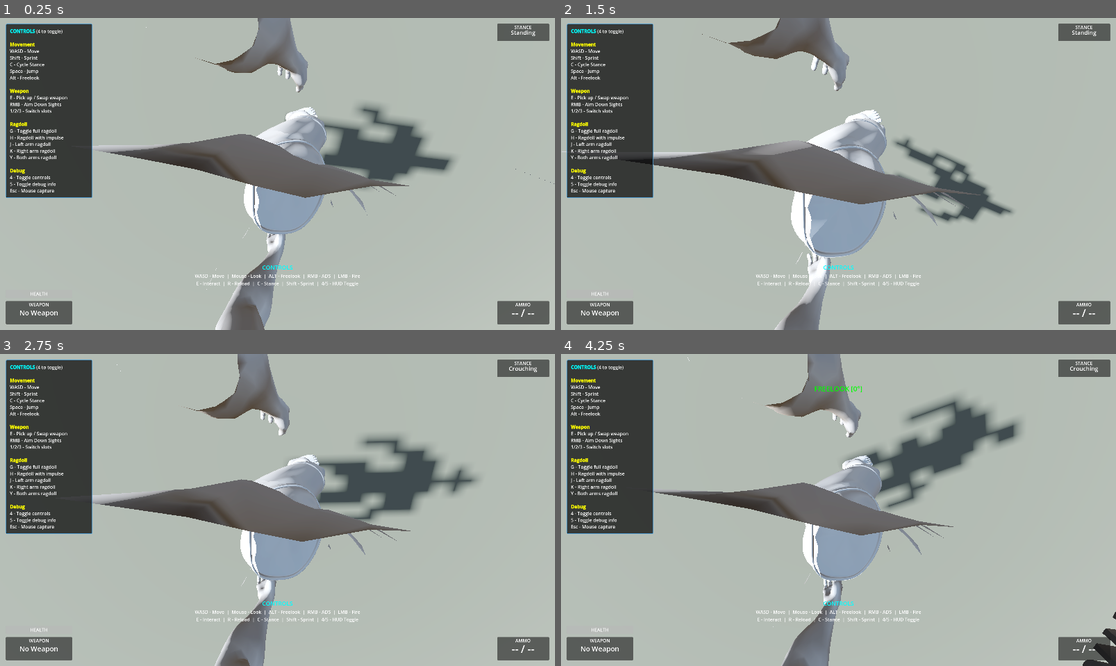
Above: before the commit, frames 1-4 (two rows, left to right).
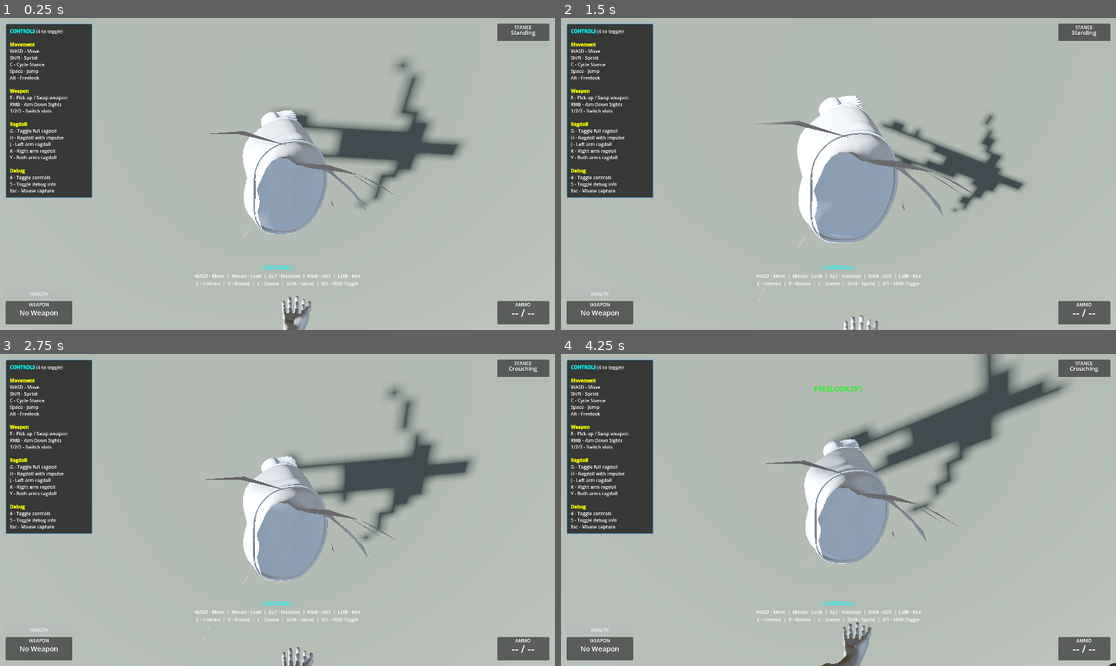
Above: after the commit, the same moments.

Repository: lmf-git/fpp-ik-ads
Game: Godot game, scene res://scenes/enhanced_demo.tscn
The game is run twice, just before and just after one commit, with the same random seed, the same clock (stepped at 60 frames per second) and the same inputs.
Inputs (mouse positions are in pixels of both pictures, inside the frame that each line leads up to):
- Up to frame 1 (0.25 s): no input
- Up to frame 2 (1.5 s): tap Enter at 0.5 s; move the mouse to (866, 174) at 0.52 s; hold W (move_forward) from 0.53 s (still down); tap E (interact) at 0.6 s; click (866, 174) at 0.67 s; tap Space (jump) at 0.77 s; move the mouse to (810, 174) at 1.27 s; right-click (810, 174) at 1.35 s
- Up to frame 3 (2.75 s): keep holding W (move_forward); tap Space (jump) at 1.52 s; tap E (interact) at 1.55, 2.3 s; move the mouse to (288, 503) at 2.02 s; tap C (crouch) at 2.1 s
- Up to frame 4 (4.25 s): keep holding W (move_forward); move the mouse to (832, 516) at 2.77 s; click (832, 516) at 2.85 s; tap Space (jump) at 3.02, 3.77 s; tap E (interact) at 3.05, 3.8 s; move the mouse to (877, 513) at 3.52 s; hold Alt (freelook) from 3.53 s (still down)

The runs differ from the first frame. In frame 1, 12% of the frame differs, in the area x 16-100%, y 0-100%; in frame 2, 15%; in frame 3, 13%; in frame 4, 15%.

Commit message:
Fix weapon pickup and ADS camera orientation
Addresses user feedback:
- "cant pick up weapons with new code"
- "ads camera not looking correct direction"

Weapon pickup fix:
- Use unique node names (%) instead of full paths for scene references
- Changed interaction_ray from get_node_or_null() with full path to %InteractionRay
- Changed fps_camera to %FPSCamera
- Changed animation_player to %AnimationPlayer
- Ensures nodes are found correctly using Godot's unique name system
- Weapon pickup interaction now works properly

ADS camera direction fix:
- Added weapon rotation alignment when aiming down sights
- Weapon now rotates to match camera's global basis during ADS
- Uses camera_basis for both position and rotation calculations
- Added smooth rotation blend using basis.slerp()
- Weapon now points in the correct direction when ADS is active
- Accounts for 180° camera Y rotation needed for model orientation

Technical details:
- Character model has 180° rotation (Transform3D(-1,0,0, 0,1,0, 0,0,-1))
- Camera has 180° Y rotation to compensate and face forward
- Weapon positioning now uses camera_basis for consistent orientation
- Both position and rotation blend smoothly with ads_blend factor

Files changed:
- scripts/character_controller_main.gd: Use unique names for scene refs
- scripts/components/weapon_controller_component.gd: Add ADS rotation alignment

Diff:
--- a/scripts/character_controller_main.gd
+++ b/scripts/character_controller_main.gd
@@ -26,10 +26,10 @@
 
 # ===== SCENE REFERENCES - Using unique names (%) for reliability =====
 @onready var skeleton: Skeleton3D = get_node_or_null("CharacterModel/RootNode/Skeleton3D")
-@onready var fps_camera: Camera3D = get_node_or_null("CharacterModel/RootNode/Skeleton3D/HeadAttachment/FPSCamera")
+@onready var fps_camera: Camera3D = %FPSCamera
 @onready var third_person_camera: Camera3D = get_node_or_null("ThirdPersonCamera")
-@onready var interaction_ray: RayCast3D = get_node_or_null("CharacterModel/RootNode/Skeleton3D/HeadAttachment/FPSCamera/InteractionRay")
-@onready var animation_player: AnimationPlayer = get_node_or_null("CharacterModel/AnimationPlayer")
+@onready var interaction_ray: RayCast3D = %InteractionRay
+@onready var animation_player: AnimationPlayer = %AnimationPlayer
 @onready var right_hand_ik: SkeletonIK3D = get_node_or_null("CharacterModel/RootNode/Skeleton3D/RightHandIK")
 @onready var left_hand_ik: SkeletonIK3D = get_node_or_null("CharacterModel/RootNode/Skeleton3D/LeftHandIK")
 @onready var right_hand_attachment: Node3D = get_node_or_null("CharacterModel/RootNode/Skeleton3D/RightHandAttachment")
--- a/scripts/components/weapon_controller_component.gd
+++ b/scripts/components/weapon_controller_component.gd
@@ -209,9 +209,9 @@
 	if not ads_target_node:
 		return
 
-	# Position weapon so ADS target aligns with camera center
+	# Position and orient weapon so ADS target aligns with camera center
 	var camera_pos := fps_camera.global_position
-	var _camera_forward := -fps_camera.global_transform.basis.z
+	var camera_basis := fps_camera.global_transform.basis
 
 	# Calculate where weapon should be
 	var weapon_root := current_weapon.get_parent() as Node3D
@@ -220,10 +220,14 @@
 		var ads_offset_local: Transform3D = current_weapon.transform * ads_target_node.transform
 
 		# Target position: align ADS point with camera
-		var target_weapon_pos: Vector3 = camera_pos - (weapon_root.global_transform.basis * ads_offset_local.origin)
-
-		# Blend position smoothly
+		var target_weapon_pos: Vector3 = camera_pos - (camera_basis * ads_offset_local.origin)
+
+		# Target rotation: align weapon forward with camera forward
+		var target_weapon_rot := camera_basis
+
+		# Blend position and rotation smoothly
 		weapon_root.global_position = weapon_root.global_position.lerp(target_weapon_pos, ads_blend)
+		weapon_root.global_transform.basis = weapon_root.global_transform.basis.slerp(target_weapon_rot, ads_blend)
 
 ## Fire current weapon
 func fire_weapon() -> void:
